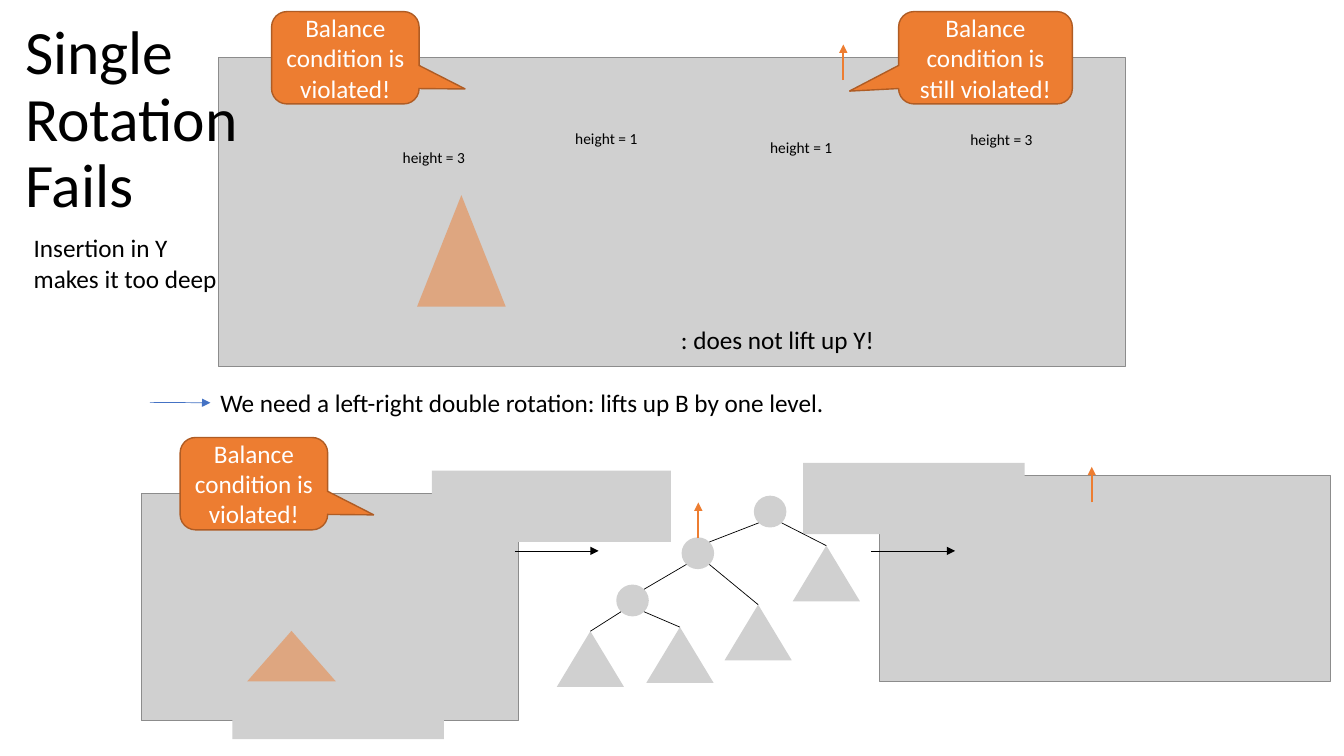
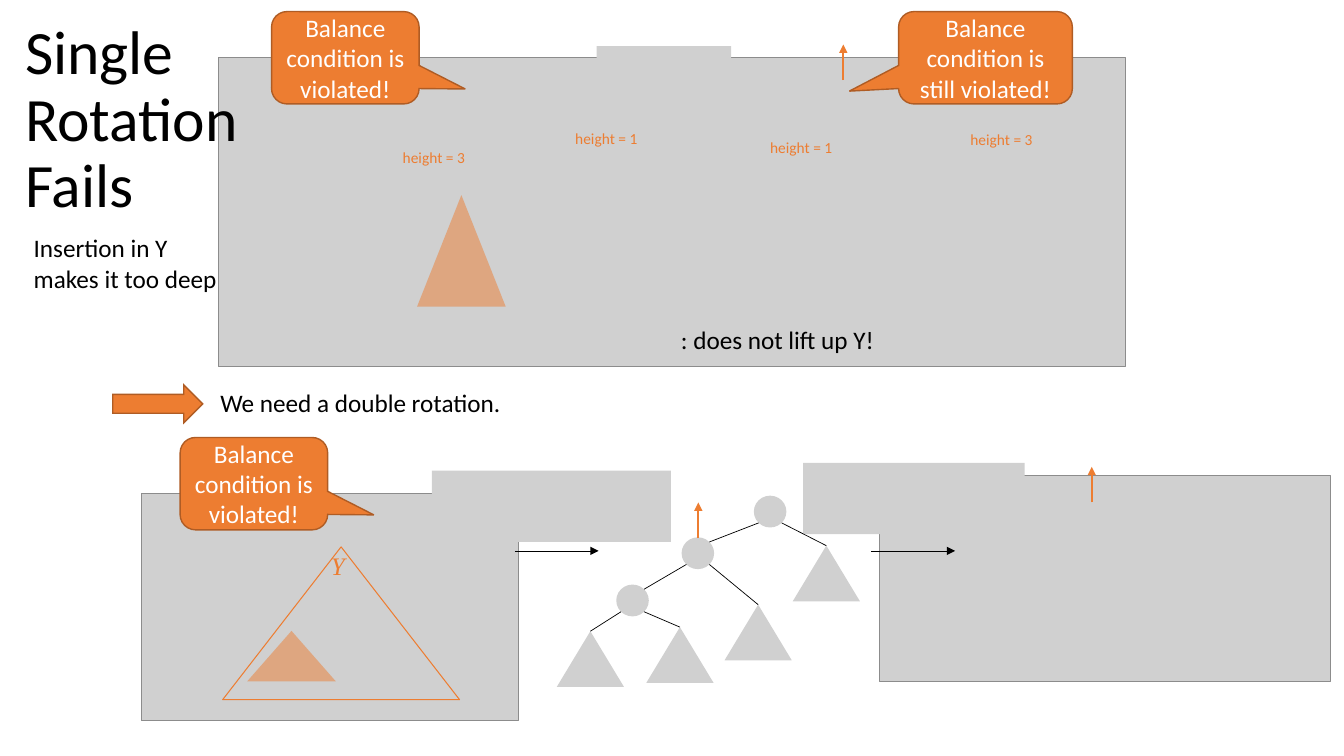
Before and after one commit to mhahsler/CS2341, a slide deck: slide 7 of Chapter4_Trees/slides/AVL_trees.pptx. Drawn at 1344x756 pixels with LibreOffice and Linux fonts; fonts in the diff are those of the drawing; grey boxes stand for pictures. Boxes give left, top, right and bottom in pixels: in the first picture for what was removed or moved away, otherwise in the second. Text is boxed around its words. In the diff, an @@ line names an element or a change of style, - is before the commit and + after.

```diff
--- a/Chapter4_Trees/slides/AVL_trees.pptx
+++ b/Chapter4_Trees/slides/AVL_trees.pptx
@@ picture: place and size @@
-picture at (592, 69, 726, 140)
+picture at (597, 46, 731, 148)
@@ text colour #000000 to #ED7D31 in 4 elements at (403, 152, 465, 166), (575, 133, 638, 147), (770, 142, 832, 156), (970, 134, 1033, 148) @@
@@ right arrow added at (113, 385, 203, 423), fill #ED7D31, outline #AF5C24 1 pt @@
@@ arrow removed from (150, 402) to (211, 403) @@
@@ text at (220, 394, 501, 413): text changed @@
-We need a left-right double rotation: lifts up B by one level.
+We need a double rotation.
@@ triangle added at (223, 547, 460, 701), outline #ED7D31 0.75 pt @@
@@ text added at (331, 555, 345, 575), 18 pt, text #ED7D31, italic @@
+Y
@@ picture removed at (233, 699, 445, 739) @@
```
Also in this commit, not shown: 6 other slides changed, 1 other file.
